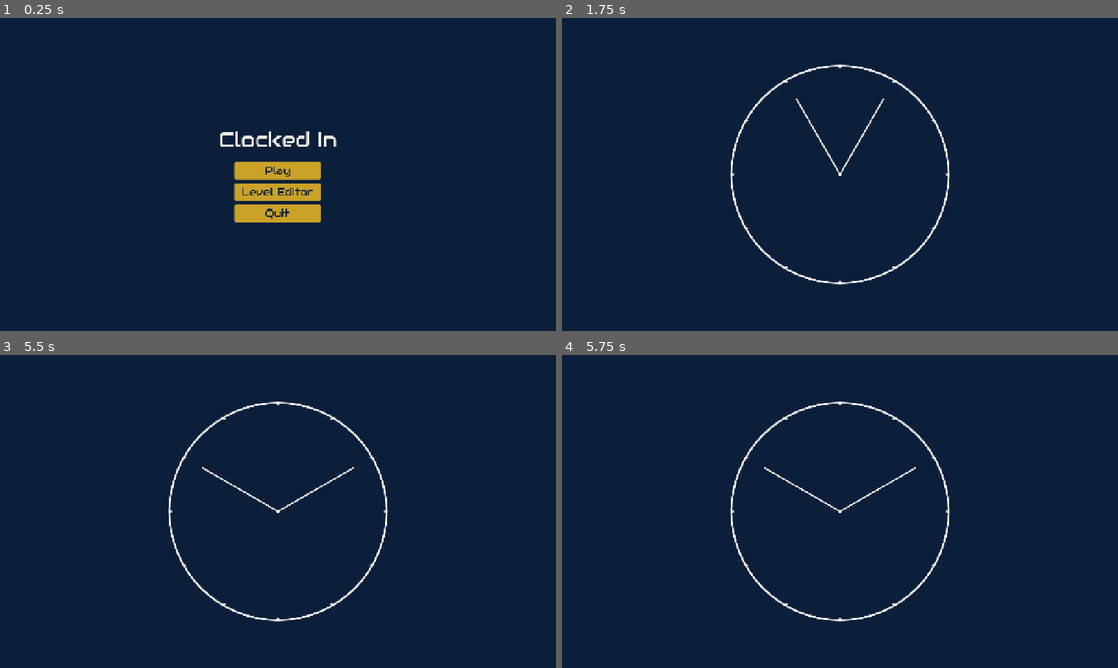
Above: before the commit, frames 1-4 (two rows, left to right).
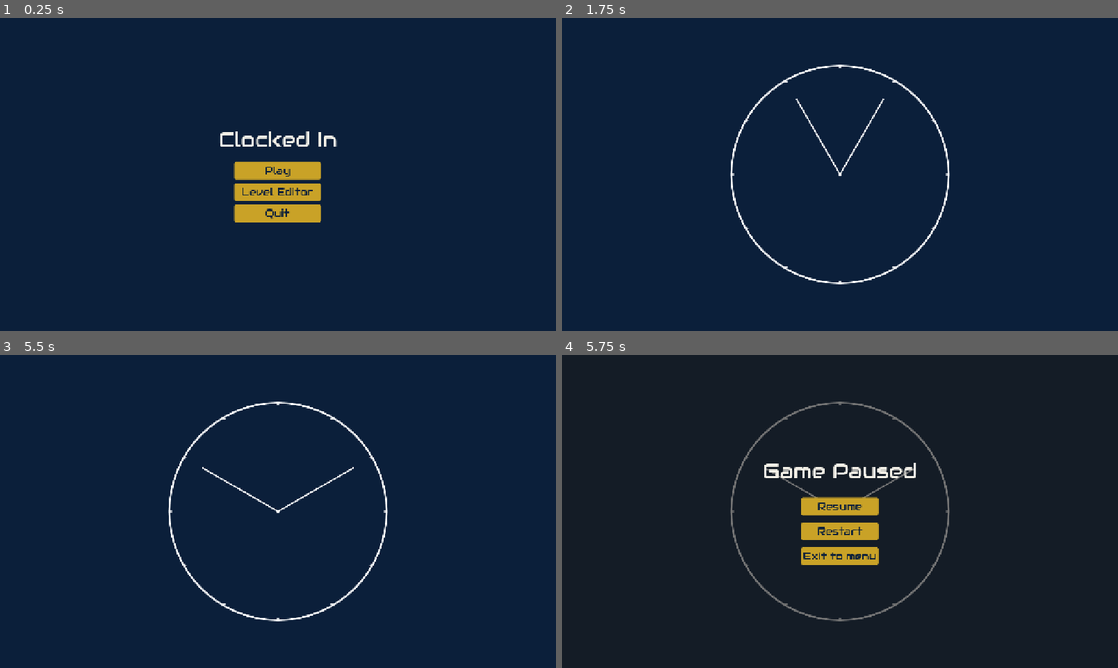
Above: after the commit, the same moments.

Repository: jollyroger182/clocked-in
Game: Godot game, scene res://scenes/main_menu/main_menu.tscn
Same seed, same stepped clock (60 frames per second), same inputs: the game is played once before the commit and once after it. The engine's default icon, where the game draws it, is replaced by a stand-in: a white triangle on a blue panel in a dark square.
Inputs (mouse positions are in pixels of both pictures, inside the frame that each line leads up to):
- Up to frame 1 (0.25 s): no input
- Up to frame 2 (1.75 s): click "Play" at 0.5 s; click "Play!" at 1.25 s
- Up to frame 3 (5.5 s): tap Enter at 2, 3.5, 5 s; move the mouse to (400, 495) at 2.02 s; hold Right 2.03-2.75 s; hold Space (hit) 2.03-2.75 s; click (400, 495) at 2.17 s; drag from (166, 527) to (250, 574) at 2.77 s; move the mouse to (333, 442) at 3.52 s; hold Right 3.53-4.25 s; hold Space (hit) 3.53-4.25 s; tap Alt at 3.6 s; drag from (250, 574) to (111, 464) at 4.27 s; move the mouse to (444, 558) at 5.02 s; hold Left from 5.03 s (still down); hold Space (hit) from 5.03 s (still down)
- Up to frame 4 (5.75 s): keep holding Left; keep holding Space (hit); tap Escape (ui_cancel) at 5.65 s

Frames 1-3 are identical in both runs. In frame 4, 3.9% of the frame differs, in the area x 30-70%, y 14-86%.

Commit message:
add pause menu

Diff:
--- a/assets/resources/themes/button_secondary.tres
+++ b/assets/resources/themes/button_secondary.tres
@@ -25,7 +25,12 @@
 content_margin_top = 5.0
 content_margin_right = 5.0
 content_margin_bottom = 5.0
-bg_color = Color(0.7882353, 0.63529414, 0.15294118, 1)
+bg_color = Color(0.043137256, 0.12156863, 0.22745098, 1)
+border_width_left = 1
+border_width_top = 1
+border_width_right = 1
+border_width_bottom = 1
+border_color = Color(0.7882353, 0.63529414, 0.15294118, 1)
 corner_radius_top_left = 5
 corner_radius_top_right = 5
 corner_radius_bottom_right = 5
--- a/components/game_player/game_player.gd
+++ b/components/game_player/game_player.gd
@@ -11,7 +11,7 @@
 @onready var clock = $Clock
 @onready var hands = $Clock/Hands
 @onready var notes = $Clock/Notes
-@onready var conductor = $Conductor
+@onready var conductor: Conductor = $Conductor
 @onready var event_source = $EventSource
 
 
--- a/components/game_player/input_handler.gd
+++ b/components/game_player/input_handler.gd
@@ -6,4 +6,5 @@
 
 func _unhandled_key_input(event: InputEvent) -> void:
 	if event.is_action_pressed("hit"):
+		print("hit...?")
 		hit.emit()
--- a/project.godot
+++ b/project.godot
@@ -43,6 +43,11 @@
 "events": [Object(InputEventKey,"resource_local_to_scene":false,"resource_name":"","device":-1,"window_id":0,"alt_press …(191 unchanged characters)…
 ]
 }
+pause={
+"deadzone": 0.2,
+"events": [Object(InputEventKey,"resource_local_to_scene":false,"resource_name":"","device":-1,"window_id":0,"alt_pressed":false,"shift_pressed":false,"ctrl_pressed":false,"meta_pressed":false,"pressed":false,"keycode":0,"physical_keycode":4194305,"key_label":0,"unicode":0,"location":0,"echo":false,"script":null)
+]
+}
 
 [rendering]
 
--- a/scenes/game/game.gd
+++ b/scenes/game/game.gd
@@ -1,12 +1,12 @@
 extends Node2D
 
 @export var player: GamePlayer
+@export var pause_manager: PauseManager
 
 var level: Dictionary
 var audio: AudioStream
 
 
-# Called when the node enters the scene tree for the first time.
 func _ready() -> void:
 	level = JSON.parse_string(FileAccess.get_file_as_string("user://level/level.json"))
 	audio = AudioStreamWAV.load_from_file("user://level/music.wav")
@@ -16,6 +16,7 @@
 	player.play()
 
 
-# Called every frame. 'delta' is the elapsed time since the previous frame.
-func _process(_delta: float) -> void:
-	pass
+func _unhandled_key_input(event: InputEvent) -> void:
+	if event.is_action_pressed("pause"):
+		print("pause?")
+		pause_manager.pause()
--- a/scenes/game/game.tscn
+++ b/scenes/game/game.tscn
@@ -2,10 +2,24 @@
 
 [ext_resource type="Script" uid="uid://cu0mnqcbu6w4l" path="res://scenes/game/game.gd" id="1_7h61r"]
 [ext_resource type="PackedScene" uid="uid://ceo2bnbuv0esq" path="res://components/game_player/game_player.tscn" id="1_sul5r"]
+[ext_resource type="Script" uid="uid://cqybe240yk8fr" path="res://scenes/game/pause_manager.gd" id="3_0sr1o"]
+[ext_resource type="PackedScene" uid="uid://bvx2wmhunqtqf" path="res://scenes/game/pause_menu/pause_menu.tscn" id="4_kelw5"]
 
-[node name="Game" type="Node2D" unique_id=389039367 node_paths=PackedStringArray("player")]
+[node name="Game" type="Node2D" unique_id=389039367 node_paths=PackedStringArray("player", "pause_manager")]
 script = ExtResource("1_7h61r")
 player = NodePath("GamePlayer")
+pause_manager = NodePath("PauseManager")
 
 [node name="GamePlayer" parent="." unique_id=144519773 instance=ExtResource("1_sul5r")]
 position = Vector2(640, 360)
+
+[node name="PauseManager" type="Node" parent="." unique_id=2013301707 node_paths=PackedStringArray("player", "pause_menu")]
+script = ExtResource("3_0sr1o")
+player = NodePath("../GamePlayer")
+pause_menu = NodePath("../CanvasLayer/PauseMenu")
+
+[node name="CanvasLayer" type="CanvasLayer" parent="." unique_id=1749679329]
+
+[node name="PauseMenu" parent="CanvasLayer" unique_id=1011304420 node_paths=PackedStringArray("pause_manager") instance=ExtResource("4_kelw5")]
+visible = false
+pause_manager = NodePath("../../PauseManager")
--- /dev/null
+++ b/scenes/game/pause_manager.gd
@@ -0,0 +1,18 @@
+extends Node
+class_name PauseManager
+
+@export var player: GamePlayer
+@onready var conductor := player.conductor
+@export var pause_menu: Control
+
+
+func pause():
+	pause_menu.show()
+	conductor.pause()
+	get_tree().paused = true
+
+
+func resume():
+	get_tree().paused = false
+	conductor.unpause()
+	pause_menu.hide()
--- /dev/null
+++ b/scenes/game/pause_menu/pause_menu.gd
@@ -0,0 +1,16 @@
+extends Panel
+
+@export var pause_manager: PauseManager
+
+
+func _on_resume_pressed() -> void:
+	pause_manager.resume()
+
+
+func _on_restart_pressed() -> void:
+	pause_manager.resume()
+	get_tree().reload_current_scene()
+
+
+func _on_exit_pressed() -> void:
+	SceneManager.change_scene("level_menu")
--- /dev/null
+++ b/scenes/game/pause_menu/pause_menu.tscn
@@ -0,0 +1,54 @@
+[gd_scene format=3 uid="uid://bvx2wmhunqtqf"]
+
+[ext_resource type="Theme" uid="uid://d3wtajulrjjg7" path="res://assets/resources/themes/base.tres" id="1_hd5sb"]
+[ext_resource type="LabelSettings" uid="uid://dhj7h4no2bfu5" path="res://assets/resources/label_settings/heading.tres" id="2_2iget"]
+[ext_resource type="Script" uid="uid://bct0lqgki05cc" path="res://scenes/game/pause_menu/pause_menu.gd" id="2_hd5sb"]
+
+[node name="PauseMenu" type="Panel" unique_id=1011304420]
+process_mode = 2
+anchors_preset = 15
+anchor_right = 1.0
+anchor_bottom = 1.0
+grow_horizontal = 2
+grow_vertical = 2
+theme = ExtResource("1_hd5sb")
+script = ExtResource("2_hd5sb")
+
+[node name="CenterContainer" type="CenterContainer" parent="." unique_id=774474796]
+layout_mode = 1
+anchors_preset = 15
+anchor_right = 1.0
+anchor_bottom = 1.0
+grow_horizontal = 2
+grow_vertical = 2
+
+[node name="VBoxContainer" type="VBoxContainer" parent="CenterContainer" unique_id=1181692878]
+layout_mode = 2
+theme_override_constants/separation = 30
+
+[node name="Paused" type="Label" parent="CenterContainer/VBoxContainer" unique_id=92089364]
+layout_mode = 2
+text = "Game Paused"
+label_settings = ExtResource("2_2iget")
+
+[node name="VBoxContainer" type="VBoxContainer" parent="CenterContainer/VBoxContainer" unique_id=861970719]
+layout_mode = 2
+size_flags_horizontal = 4
+theme_override_constants/separation = 16
+alignment = 1
+
+[node name="Resume" type="Button" parent="CenterContainer/VBoxContainer/VBoxContainer" unique_id=918216714]
+layout_mode = 2
+text = "Resume"
+
+[node name="Restart" type="Button" parent="CenterContainer/VBoxContainer/VBoxContainer" unique_id=1962472661]
+layout_mode = 2
+text = "Restart"
+
+[node name="Exit" type="Button" parent="CenterContainer/VBoxContainer/VBoxContainer" unique_id=575886173]
+layout_mode = 2
+text = "Exit to menu"
+
+[connection signal="pressed" from="CenterContainer/VBoxContainer/VBoxContainer/Resume" to="." method="_on_resume_pressed"]
+[connection signal="pressed" from="CenterContainer/VBoxContainer/VBoxContainer/Restart" to="." method="_on_restart_pressed"]
+[connection signal="pressed" from="CenterContainer/VBoxContainer/VBoxContainer/Exit" to="." method="_on_exit_pressed"]
Not shown, added: scenes/game/pause_manager.gd.uid
Not shown, added: scenes/game/pause_menu/pause_menu.gd.uid
